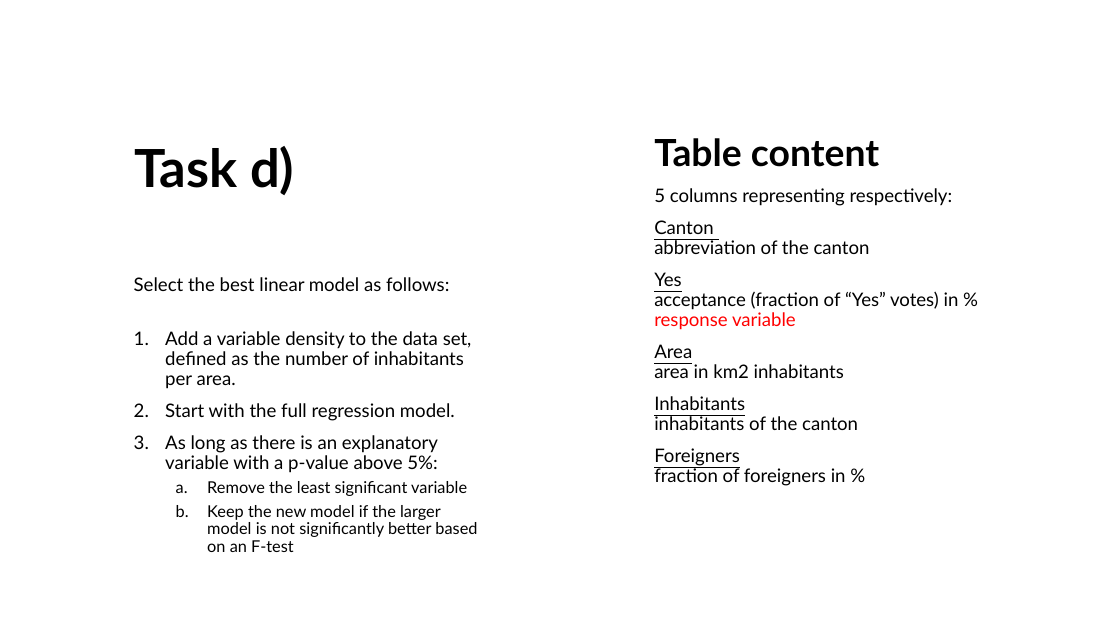
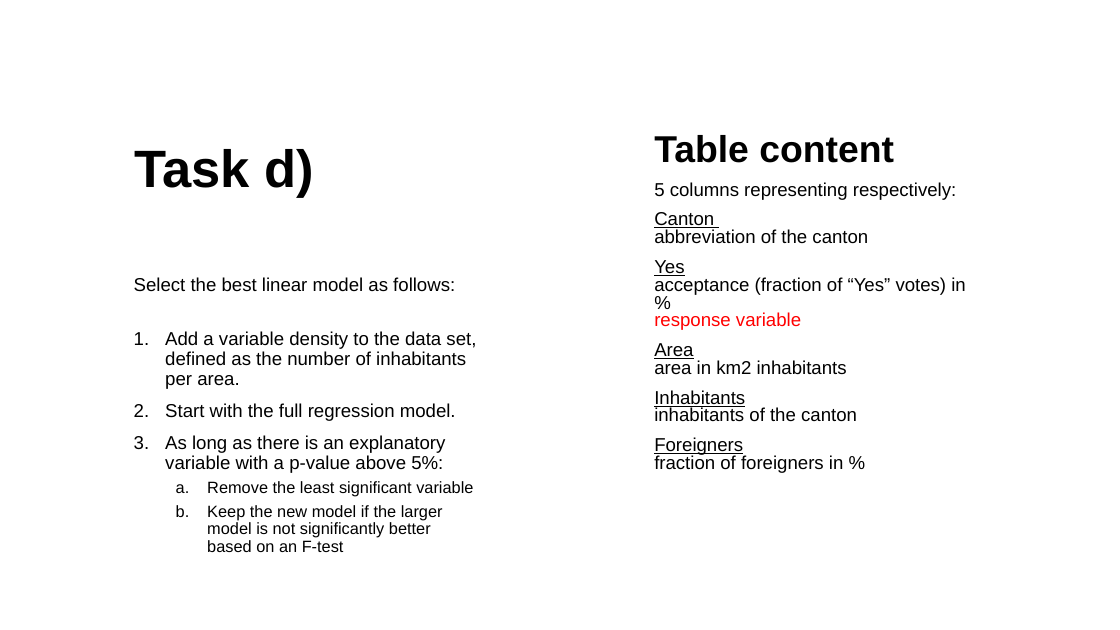
Before and after one commit to michael-jopiti/Group_projects, a slide deck: slide 7 of Ex_5.pptx. Drawn at 1120x630 pixels with LibreOffice and Linux fonts; fonts in the diff are those of the drawing. Boxes give left, top, right and bottom in pixels: in the first picture for what was removed or moved away, otherwise in the second. Text is boxed around its words. In the diff, an @@ line names an element or a change of style, - is before the commit and + after.

```diff
--- a/Ex_5.pptx
+++ b/Ex_5.pptx
@@ title "Task d)" at bbox=[134, 149, 314, 198]: font Lato to Arial @@
@@ text "Table content" at bbox=[654, 135, 965, 473]: font Lato to Arial; line spacing 0.9 to 0.8 @@
@@ text "Select the best linear model ..." at bbox=[134, 277, 476, 552]: font Lato to Arial @@
```
Also in this commit, not shown: 5 other slides changed.
